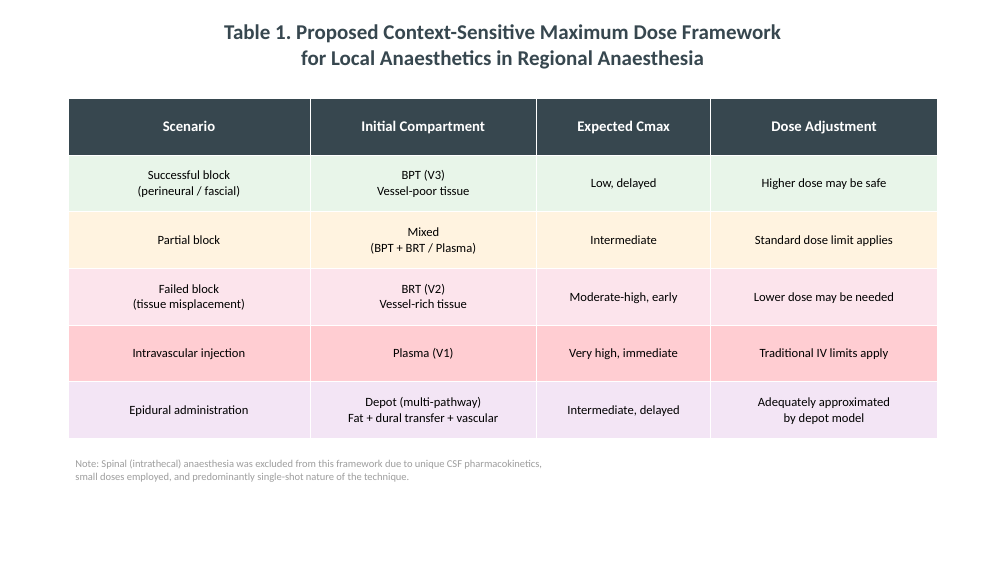
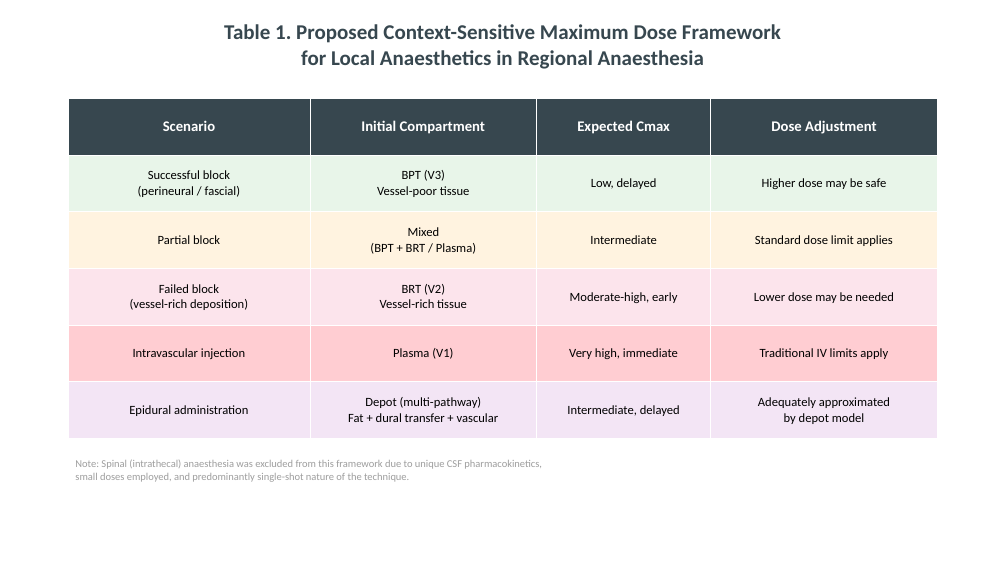
Before and after one commit to bougtoir/bja-initial-compartment-pk, a slide deck: slide 5 of bja-initial-compartment-pk/BJA_Figures_English.pptx. Drawn at 1008x567 pixels with LibreOffice and Linux fonts; fonts in the diff are those of the drawing. Boxes give left, top, right and bottom in pixels: in the first picture for what was removed or moved away, otherwise in the second. Text is boxed around its words. In the diff, an @@ line names an element or a change of style, - is before the commit and + after.

```diff
--- a/bja-initial-compartment-pk/BJA_Figures_English.pptx
+++ b/bja-initial-compartment-pk/BJA_Figures_English.pptx
@@ table at [68, 98, 938, 439] @@
-row 4, column 1: Failed block / (tissue misplacement)
+row 4, column 1: Failed block / (vessel-rich deposition)
```
Also in this commit, not shown: 6 other files.
